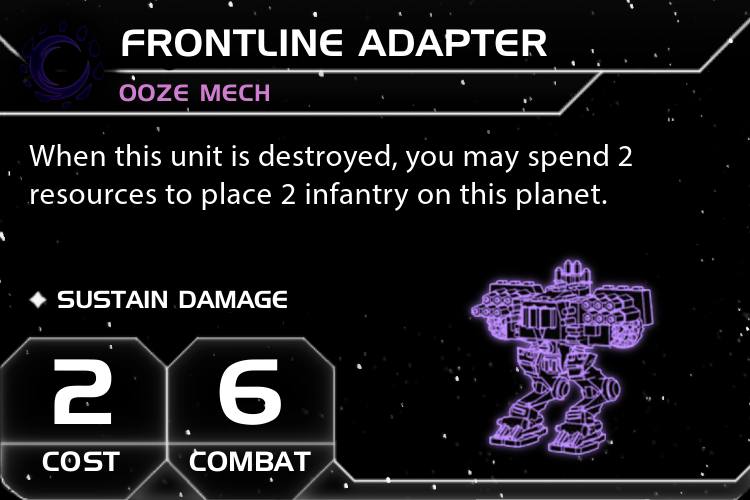
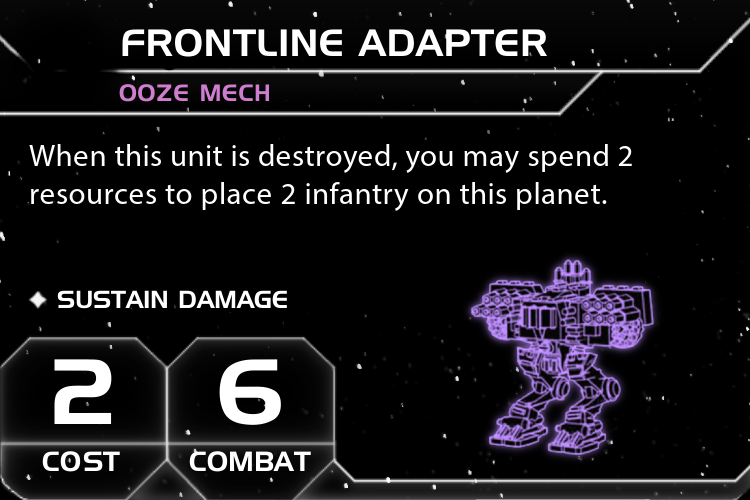
Layered file, before and after one edit (750px x 500px). Changes by layer:
hid "icon.png copy #1" over [20, 20, 105, 109]
